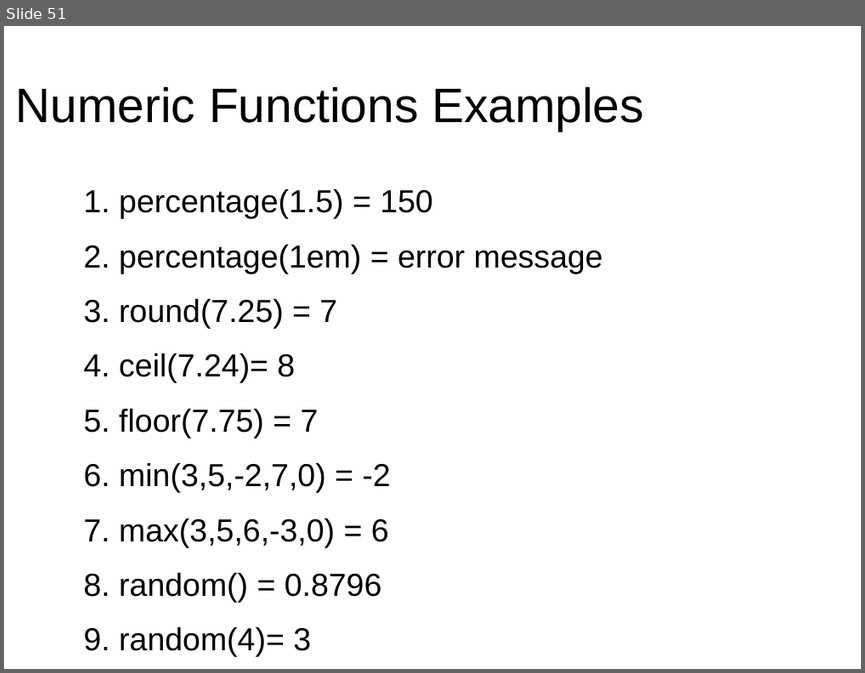
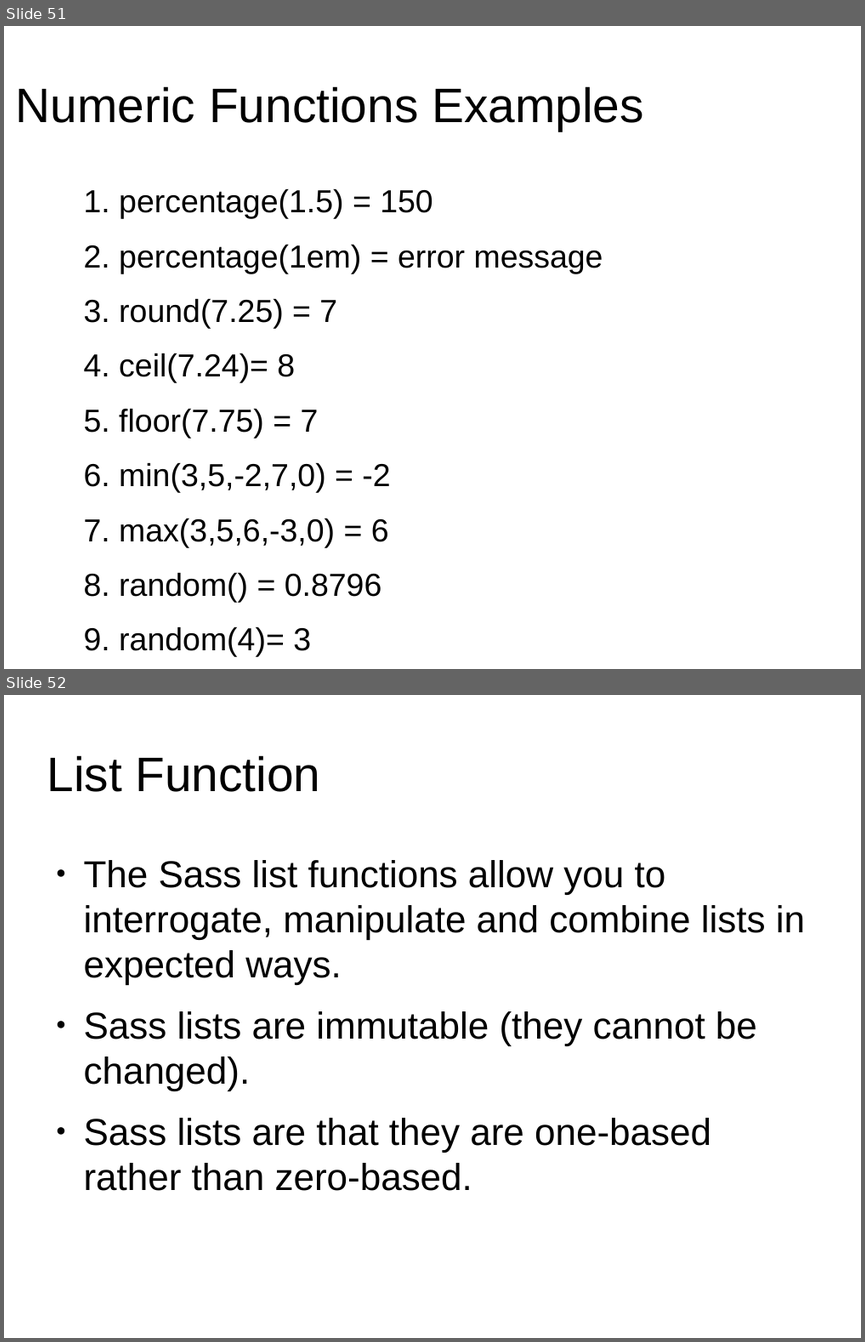
Before and after one commit to anumsh/SASS-Basics, a slide deck: SASS_basics.odp. Shown one above the other, each under a label of ours: slide 51 before the commit, slides 51 and 52 after it. The pictures are 865x673 and 865x1342 pixels, drawn with LibreOffice and Linux fonts; fonts in the diff are those of the drawing; background and template pictures are left out. Boxes give left, top, right and bottom in pixels: in the first picture for what was removed or moved away, otherwise in the second. Text is boxed around its words. In the diff, an @@ line names an element or a change of style, - is before the commit and + after.

Commit message:
feat: List Functions

```diff
--- a/SASS_basics.odp
+++ b/SASS_basics.odp
@@ slide 52 added at [4, 695, 861, 1338], background #FFFFFF @@
@@ title added at [46, 755, 321, 792], 44.8 pt, text #000000 @@
+List Function
@@ text added at [84, 860, 805, 1191], 34.7 pt, text #000000 @@
+● The Sass list functions allow you to interrogate, manipulate and combine lists in expected ways.
+● Sass lists are immutable (they cannot be changed).
+● Sass lists are that they are one-based rather than zero-based.
```
Also in this commit, not shown: 1 other slide added.
